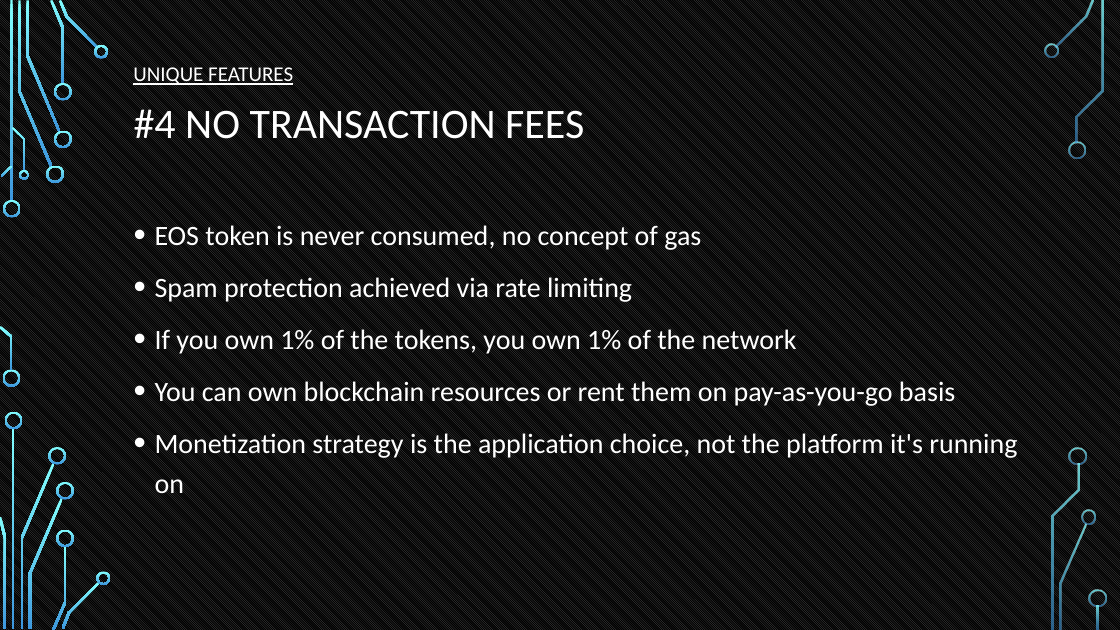
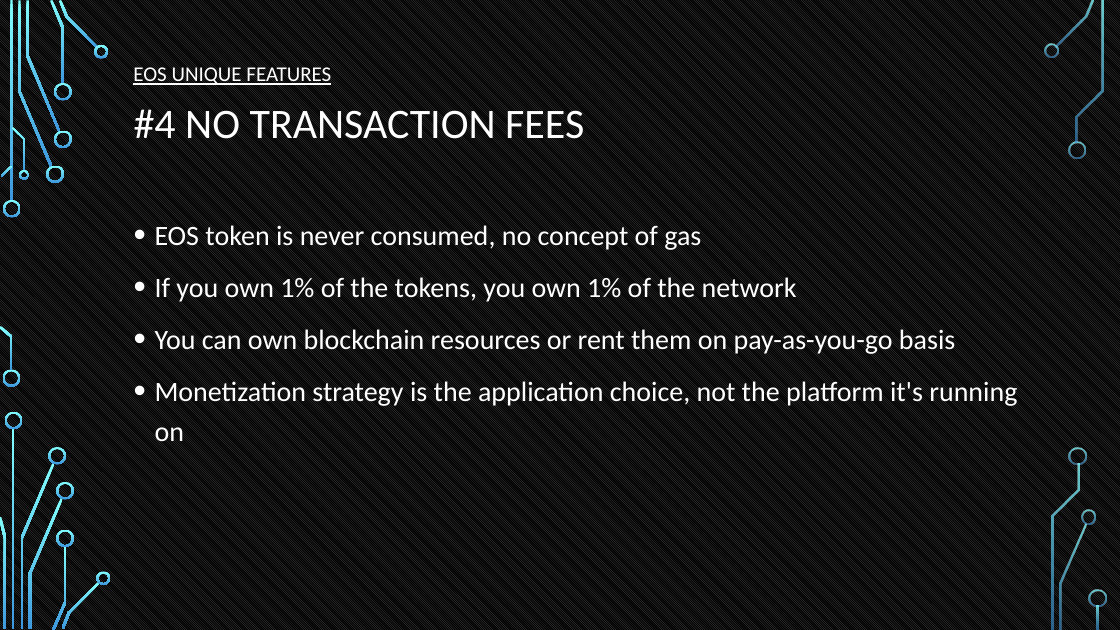
Before and after one commit to tokenika/tokenika.github.io, a slide deck: slide 33 of WarsawBlock(3).pptx. Drawn at 1120x630 pixels with LibreOffice and Linux fonts; fonts in the diff are those of the drawing; background and template pictures are left out. Boxes give left, top, right and bottom in pixels: in the first picture for what was removed or moved away, otherwise in the second. Text is boxed around its words. In the diff, an @@ line names an element or a change of style, - is before the commit and + after.

Commit message:
unique

```diff
--- a/WarsawBlock(3).pptx
+++ b/WarsawBlock(3).pptx
@@ text at box(133, 67, 331, 85): text changed @@
-UNIQUE FEATURES
+EOS UNIQUE FEATURES
@@ text at box(155, 277, 632, 302): paragraph removed @@
-• Spam protection achieved via rate limiting
```
Also in this commit, not shown: 9 other slides changed, 2 other files.
